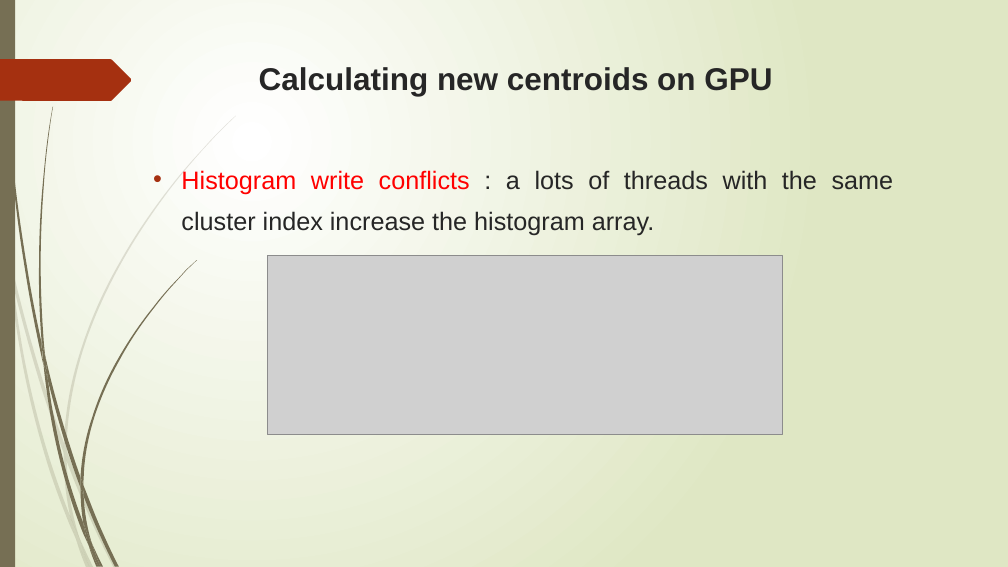
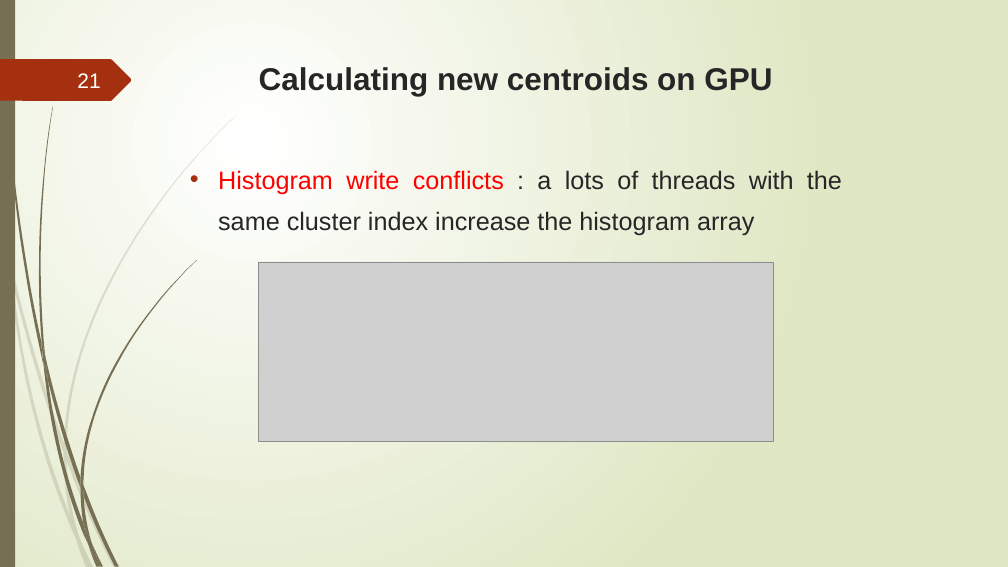
Before and after one commit to trungvdhp/master-ntou, a slide deck: slide 21 of ImageProcessing/Speeding up GFKM.pptx. Drawn at 1008x567 pixels with LibreOffice and Linux fonts; fonts in the diff are those of the drawing; grey boxes stand for pictures. Boxes give left, top, right and bottom in pixels: in the first picture for what was removed or moved away, otherwise in the second. Text is boxed around its words. In the diff, an @@ line names an element or a change of style, - is before the commit and + after.

```diff
--- a/ImageProcessing/Speeding up GFKM.pptx
+++ b/ImageProcessing/Speeding up GFKM.pptx
@@ page number added at <box>77,73,100,88</box>, 20 pt, text #FEFFFF @@
+21
@@ text at <box>218,170,842,235</box>: text changed @@
-  • Histogram write conflicts : a lots of threads with the same cluster index increase the histogram array.
+  • Histogram write conflicts : a lots of threads with the same cluster index increase the histogram array
@@ picture: place and size @@
-picture at <box>268,256,783,435</box>
+picture at <box>259,262,774,442</box>
```
Also in this commit, not shown: 33 other slides changed, 2 slides added, 2 other files.
